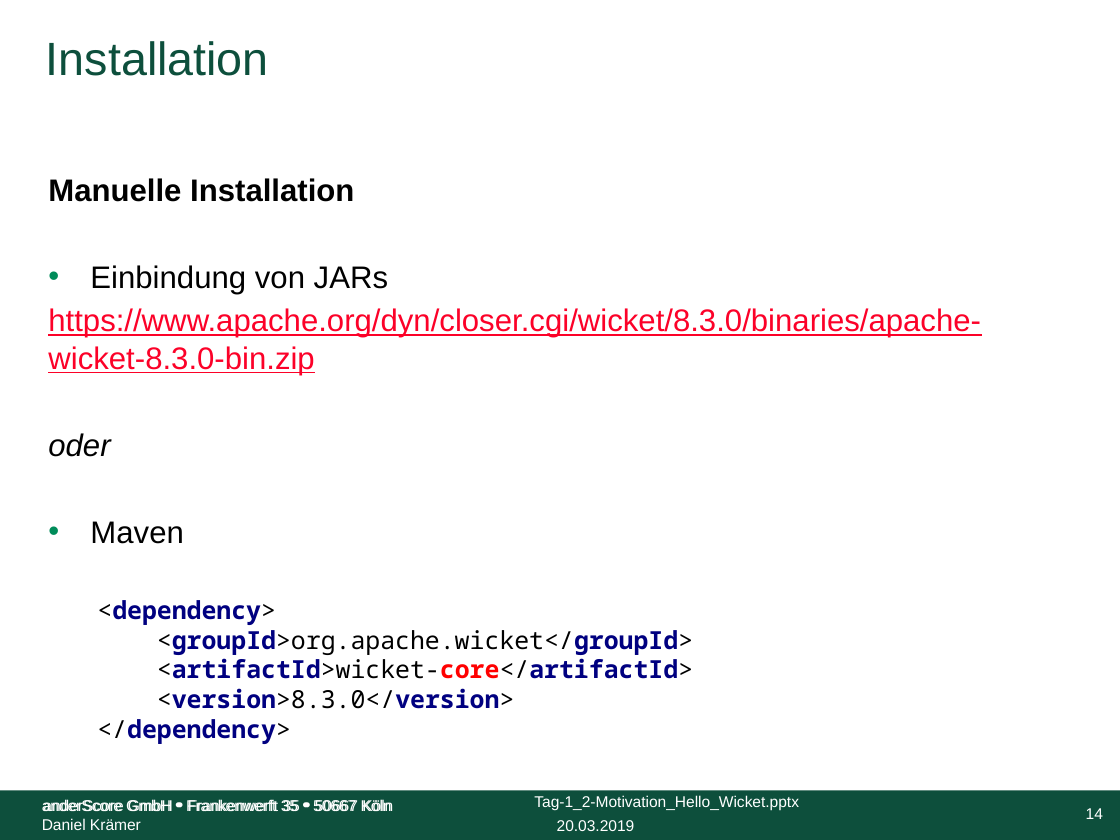
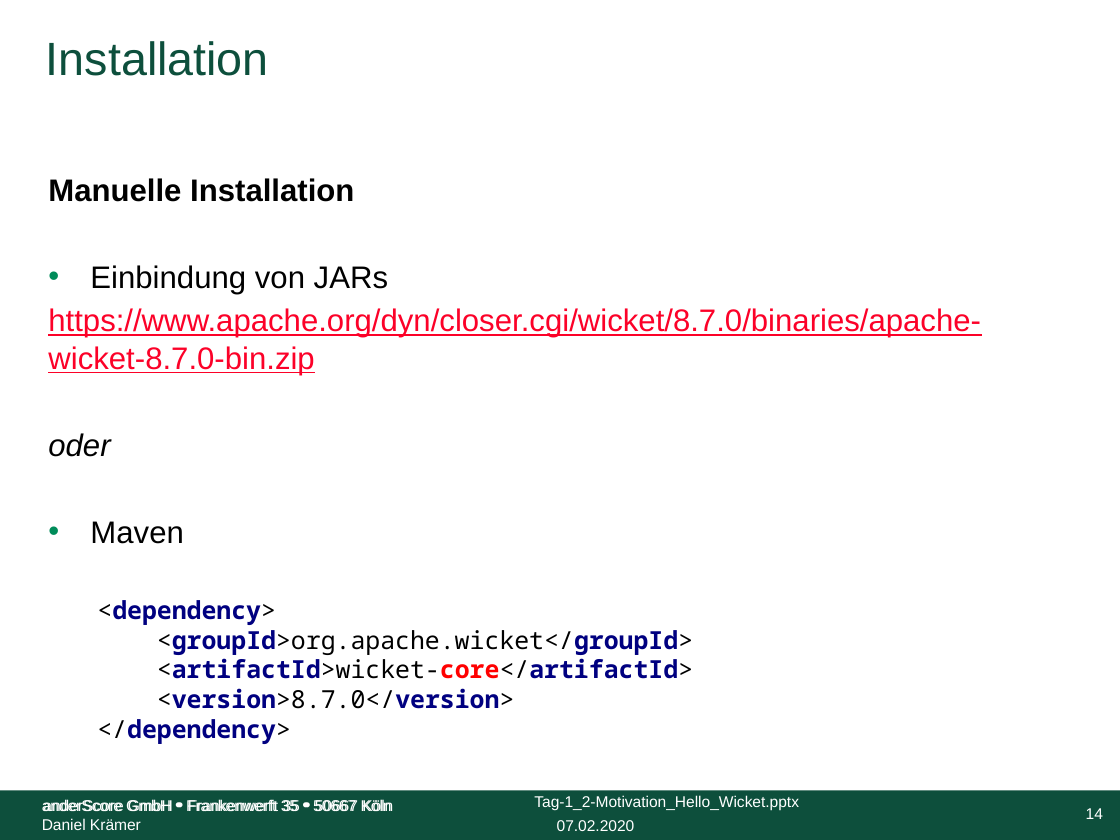
Before and after one commit to anderscore-gmbh/wicket-training, a slide deck: slide 14 of slides/Tag-1_2-Motivation_Hello_Wicket.pptx. Drawn at 1120x840 pixels with LibreOffice and Linux fonts; fonts in the diff are those of the drawing; background and template pictures are left out. Boxes give left, top, right and bottom in pixels: in the first picture for what was removed or moved away, otherwise in the second. Text is boxed around its words. In the diff, an @@ line names an element or a change of style, - is before the commit and + after.

Commit message:
Updated slides

```diff
--- a/slides/Tag-1_2-Motivation_Hello_Wicket.pptx
+++ b/slides/Tag-1_2-Motivation_Hello_Wicket.pptx
@@ text at (48,308,981,375): text changed @@
-https://www.apache.org/dyn/closer.cgi/wicket/8.3.0/binaries/apache-wicket-8.3.0-bin.zip
+https://www.apache.org/dyn/closer.cgi/wicket/8.7.0/binaries/apache-wicket-8.7.0-bin.zip
@@ text at (97,600,693,744): text changed @@
-<dependency>
-<groupId>org.apache.wicket</groupId>
-<artifactId>wicket-core</artifactId>
-<version>8.3.0</version>
-</dependency>
+<dependency>
+<groupId>org.apache.wicket</groupId>
+<artifactId>wicket-core</artifactId>
+<version>8.7.0</version>
+</dependency>
@@ text at (557,820,635,831): text changed @@
-20.03.2019
+07.02.2020
```
Also in this commit, not shown: 24 other slides changed, 1 other file.
